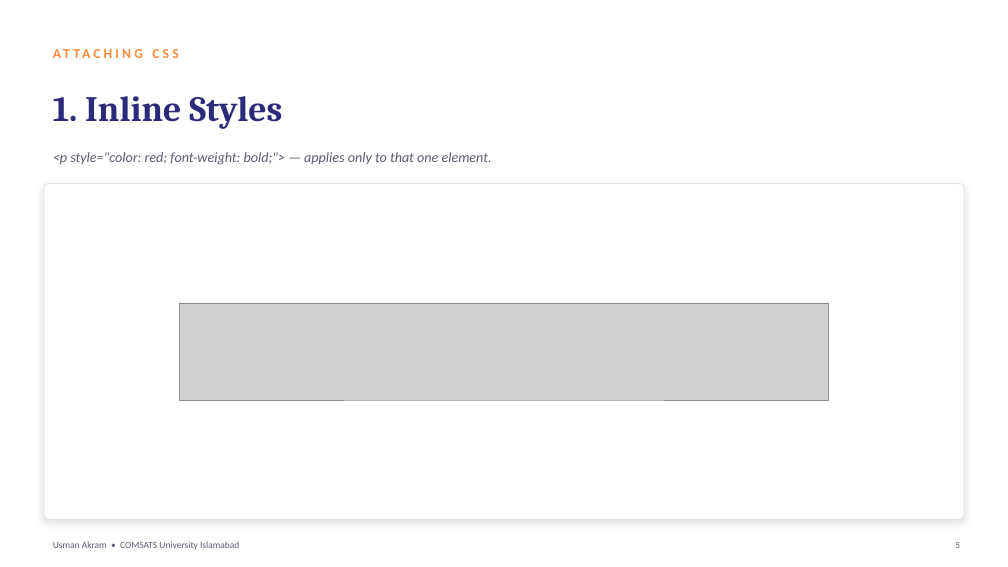
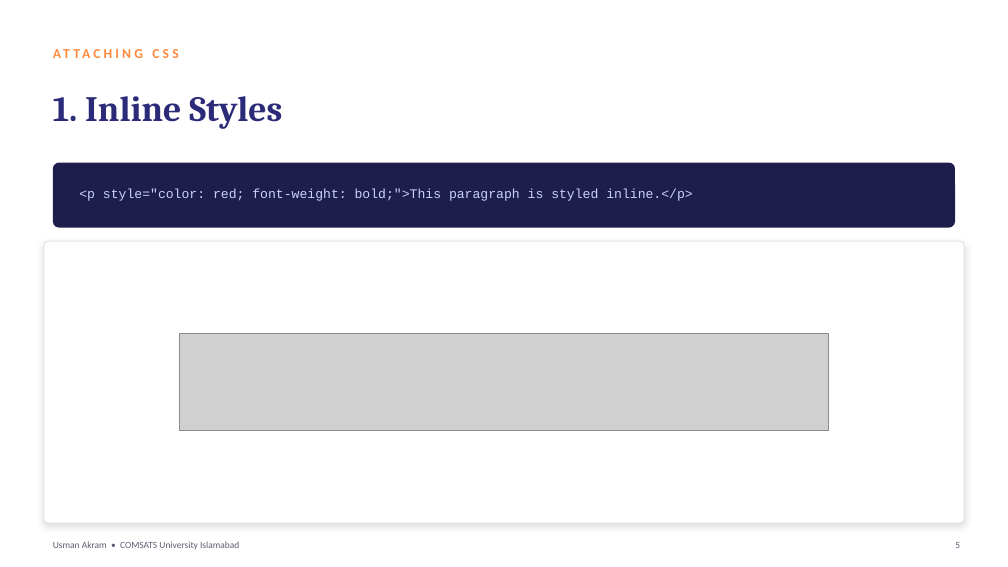
Before and after one commit to mua22/mern-web-book, a slide deck: slide 5 of slides/CSC336-Lecture-05-CSS-Fundamentals.pptx. Drawn at 1008x567 pixels with LibreOffice and Linux fonts; fonts in the diff are those of the drawing; grey boxes stand for pictures. Boxes give left, top, right and bottom in pixels: in the first picture for what was removed or moved away, otherwise in the second. Text is boxed around its words. In the diff, an @@ line names an element or a change of style, - is before the commit and + after.

```diff
--- a/slides/CSC336-Lecture-05-CSS-Fundamentals.pptx
+++ b/slides/CSC336-Lecture-05-CSS-Fundamentals.pptx
@@ rounded rectangle added at [53, 163, 955, 228], fill #1E1E4C @@
@@ text at [79, 189, 693, 201]: text changed; size 13.5 to 12.5 pt; font Calibri to Courier New; text colour #5D5D72 to #C9D3F5; italic off @@
-<p style="color: red; font-weight: bold;"> — applies only to that one element.
+<p style="color: red; font-weight: bold;">This paragraph is styled inline.</p>
@@ text "<p style="color: red; font-weight: bold;">This ..." at [79, 189, 693, 201]: vertical alignment middle to top @@
@@ rounded rectangle: place and size @@
-rounded rectangle at [44, 184, 964, 520]
+rounded rectangle at [44, 241, 964, 523]
@@ rounded rectangle at [44, 241, 964, 523]: proportions changed @@
@@ picture: place and size @@
-picture at [179, 303, 828, 400]
+picture at [179, 333, 828, 430]
```
Also in this commit, not shown: 27 other slides changed, 1 slide added, 2 other files.
